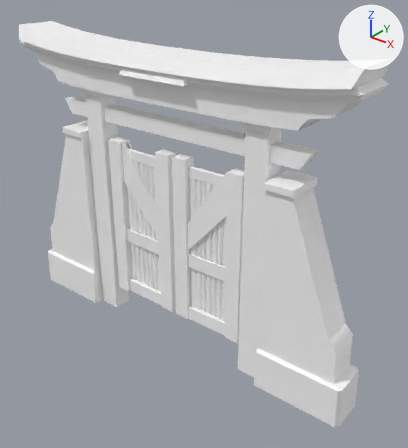
A saved change to the FBX model src/rawassets/meshes/gate.fbx.
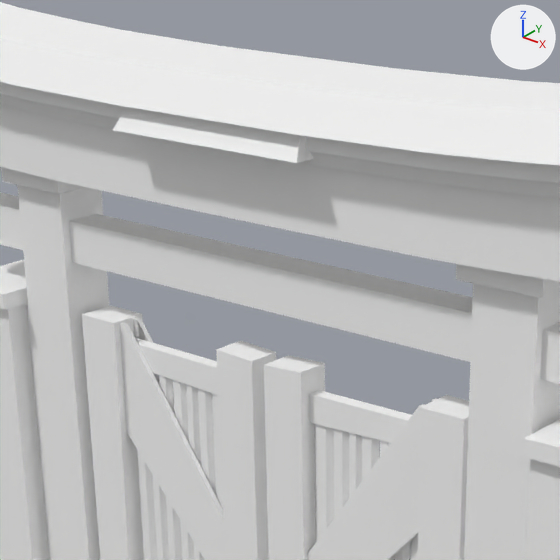
Old and new are each drawn whole from a 50 mm lens placed at (0.114, -0.1269, 0.1181), pointed at (0.0096, 0.0035, 0.0372) and again close up on the part from 19% to 68% of the width and 6% to 50% of the height. The axes (+X, +Y, +Z) are drawn at upper right. The lights are the same throughout. Where no turn or scale is listed for an object, it has been applied to the vertices.

Names of what the first close-up shows: 'arch_gate', 'gate_LFT', 'gate_RT'.
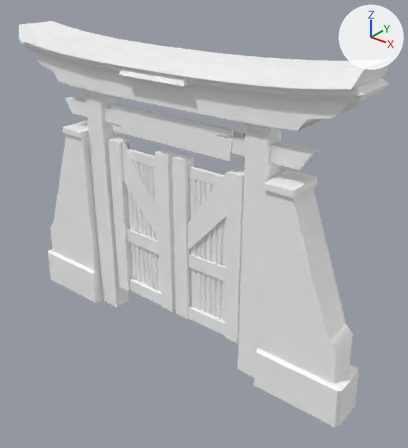
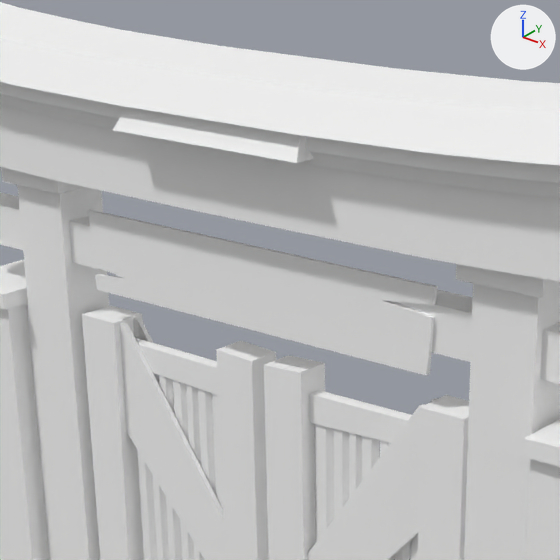
Commit message: gate sign added
Added sign to top of gate

Boxes [x1, y1, x2, y2] around the edits, measured in the close-ups (560 x 560 px):
'gate_sign', added: after [88, 210, 438, 376]

The change, as a diff of the scene's bpy script:
```diff
--- a/src/rawassets/meshes/gate.fbx.py
+++ b/src/rawassets/meshes/gate.fbx.py
@@ me_mesh_003 @@
+me_mesh_003.from_pydata(...)  # 28 vertices, 26 faces; spans x -0.0246..0.0246, y -0.0003..0.0003, z -0.0046..0.0046
+me_mesh_003.materials.append(mat_lambert1)  # its picture is missing
@@ ob_gate_sign @@
+ob_gate_sign = bpy.data.objects.new('gate_sign', me_mesh_003)
+ob_gate_sign.location = (0.0, -0.0025, 0.0684)
```
